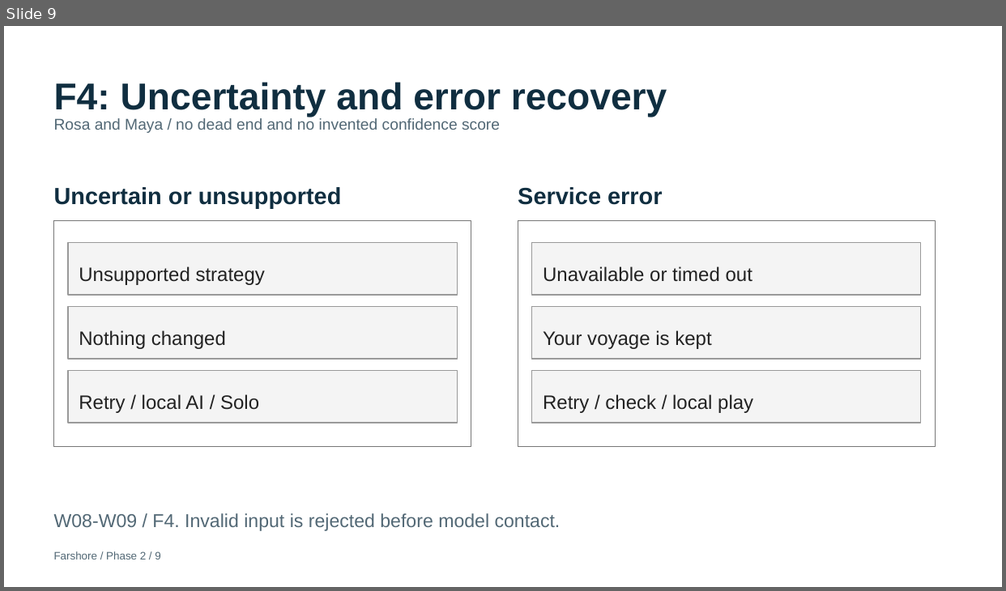
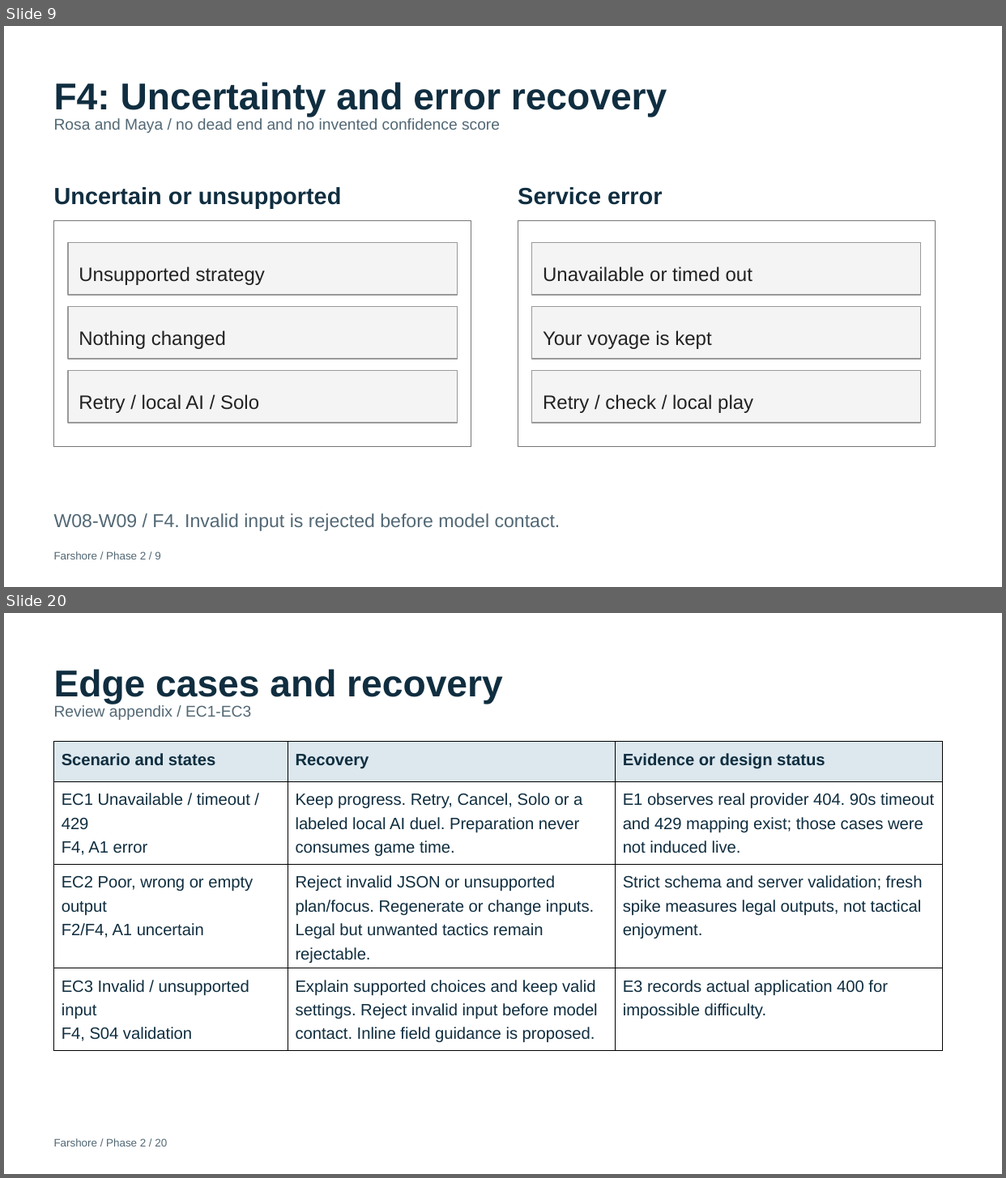
Before and after one commit to RavangDai/Farshore, a slide deck: Farshore Context and Assisment/docs/assignment/phase2-arcade/Farshore-Phase-2-Arcade-Presentation.pptx. Shown one above the other, each under a label of ours: slide 9 before the commit, slides 9 and 20 after it; the slides between them are not shown. The pictures are 1006x591 and 1006x1178 pixels, drawn with LibreOffice and Linux fonts; fonts in the diff are those of the drawing. Boxes give left, top, right and bottom in pixels: in the first picture for what was removed or moved away, otherwise in the second. Text is boxed around its words. In the diff, an @@ line names an element or a change of style, - is before the commit and + after.

```diff
--- a/Farshore Context and Assisment/docs/assignment/phase2-arcade/Farshore-Phase-2-Arcade-Presentation.pptx
+++ b/Farshore Context and Assisment/docs/assignment/phase2-arcade/Farshore-Phase-2-Arcade-Presentation.pptx
@@ slide 20 added at box(4, 613, 1002, 1174), background #FFFFFF @@
@@ text added at box(54, 669, 503, 704), 36 pt, text #102E40, bold @@
+Edge cases and recovery
@@ text added at box(54, 705, 251, 720), 15 pt, text #526875 @@
+Review appendix / EC1-EC3
@@ table added at box(54, 742, 944, 1051), 4 rows, 3 columns @@
+Scenario and states | Recovery | Evidence or design status
+EC1 Unavailable / timeout / 429 / F4, A1 error | Keep progress. Retry, Cancel, Solo or a labeled local AI duel. Preparation never consumes game time. | E1 observes real provider 404. 90s timeout and 429 mapping exist; those cases were not induced live.
+EC2 Poor, wrong or empty output / F2/F4, A1 uncertain | Reject invalid JSON or unsupported plan/focus. Regenerate or change inputs. Legal but unwanted tactics remain rejectable. | Strict schema and server validation; fresh spike measures legal outputs, not tactical enjoyment.
+EC3 Invalid / unsupported input / F4, S04 validation | Explain supported choices and keep valid settings. Reject invalid input before model contact. Inline field guidance is proposed. | E3 records actual application 400 for impossible difficulty.
@@ text added at box(54, 1139, 167, 1147), 10.5 pt, text #526875 @@
+Farshore / Phase 2 / 20
```
Also in this commit, not shown: 5 slides changed, 38 other slides added, 25 other files.
